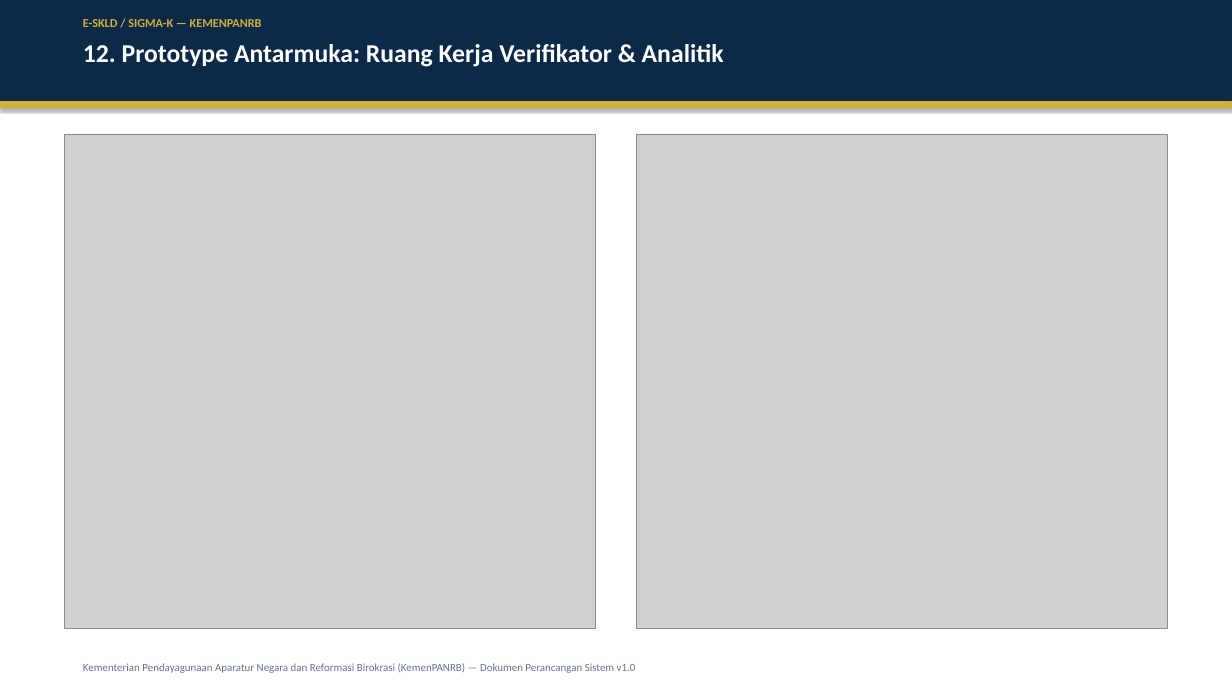
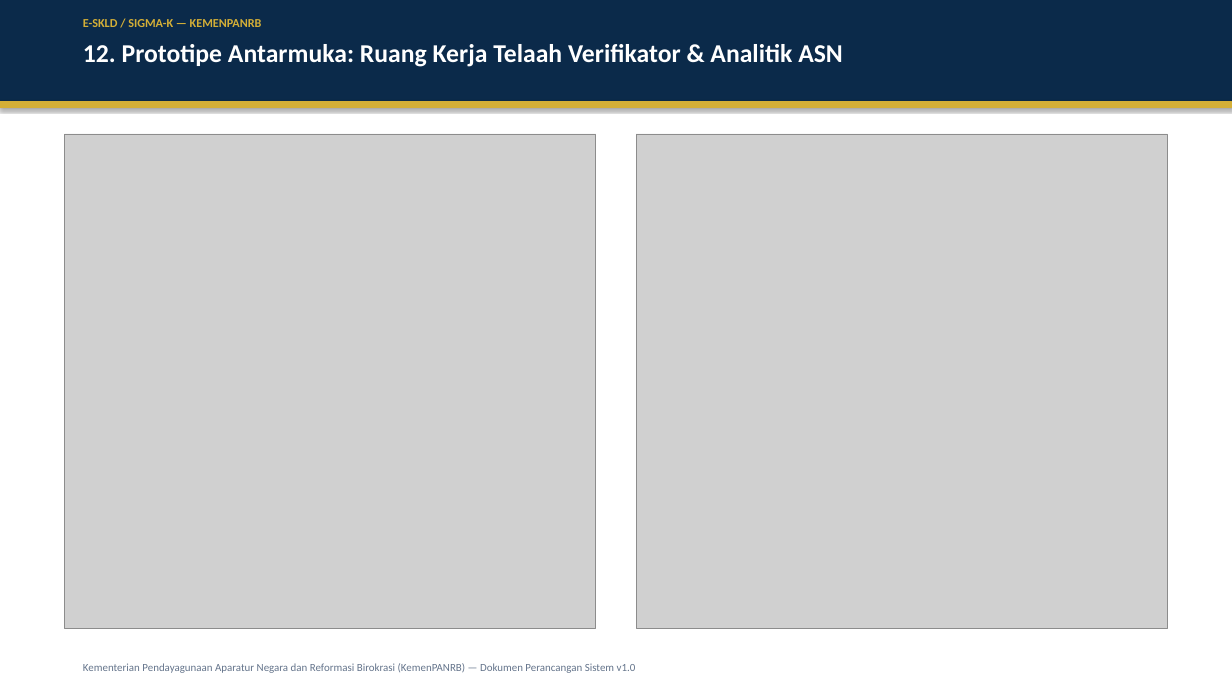
Before and after one commit to B3rlinSugi/Sigma-K, a slide deck: slide 13 of docs/PRESENTASI_PERANCANGAN_SIGMA-K_v1.0.pptx. Drawn at 1232x693 pixels with LibreOffice and Linux fonts; fonts in the diff are those of the drawing; grey boxes stand for pictures. Boxes give left, top, right and bottom in pixels: in the first picture for what was removed or moved away, otherwise in the second. Text is boxed around its words. In the diff, an @@ line names an element or a change of style, - is before the commit and + after.

```diff
--- a/docs/PRESENTASI_PERANCANGAN_SIGMA-K_v1.0.pptx
+++ b/docs/PRESENTASI_PERANCANGAN_SIGMA-K_v1.0.pptx
@@ text at [83,44,843,67]: text changed @@
-12. Prototype Antarmuka: Ruang Kerja Verifikator & Analitik
+12. Prototipe Antarmuka: Ruang Kerja Telaah Verifikator & Analitik ASN
```
Also in this commit, not shown: 13 other slides changed, 24 other files.
